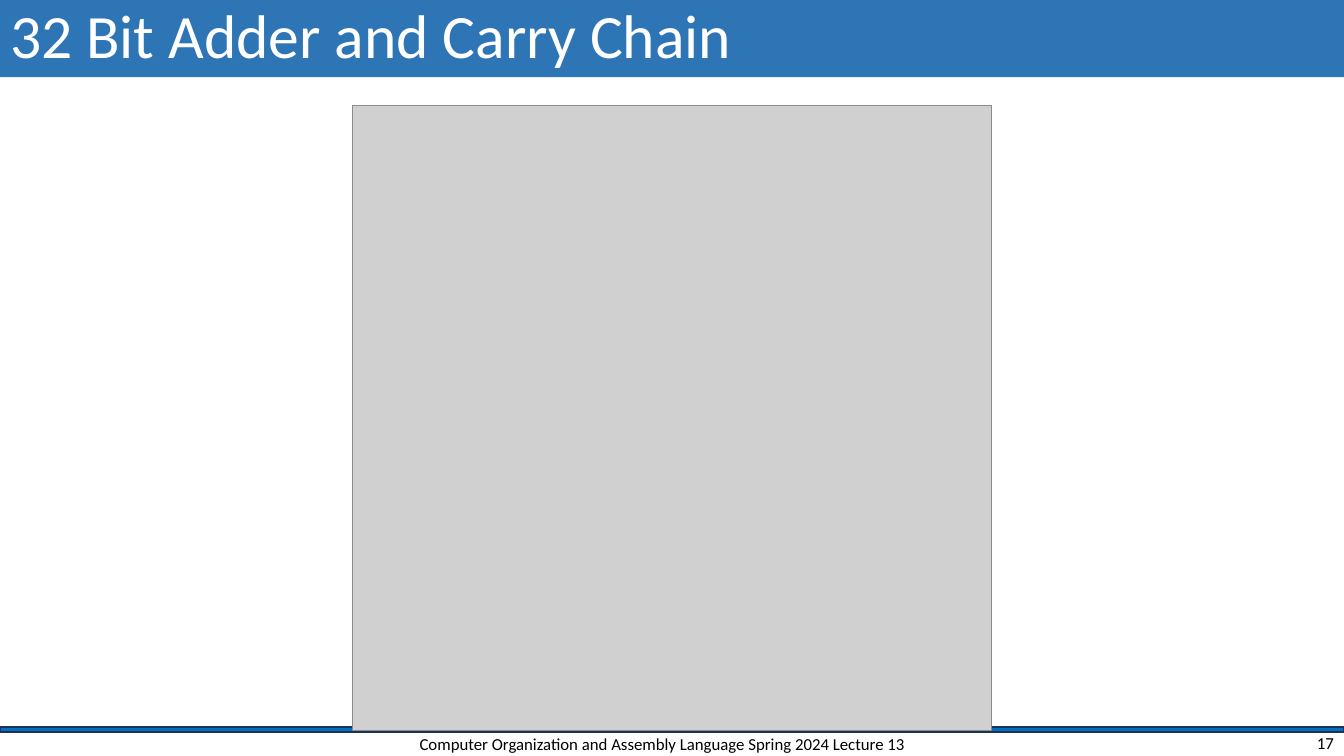
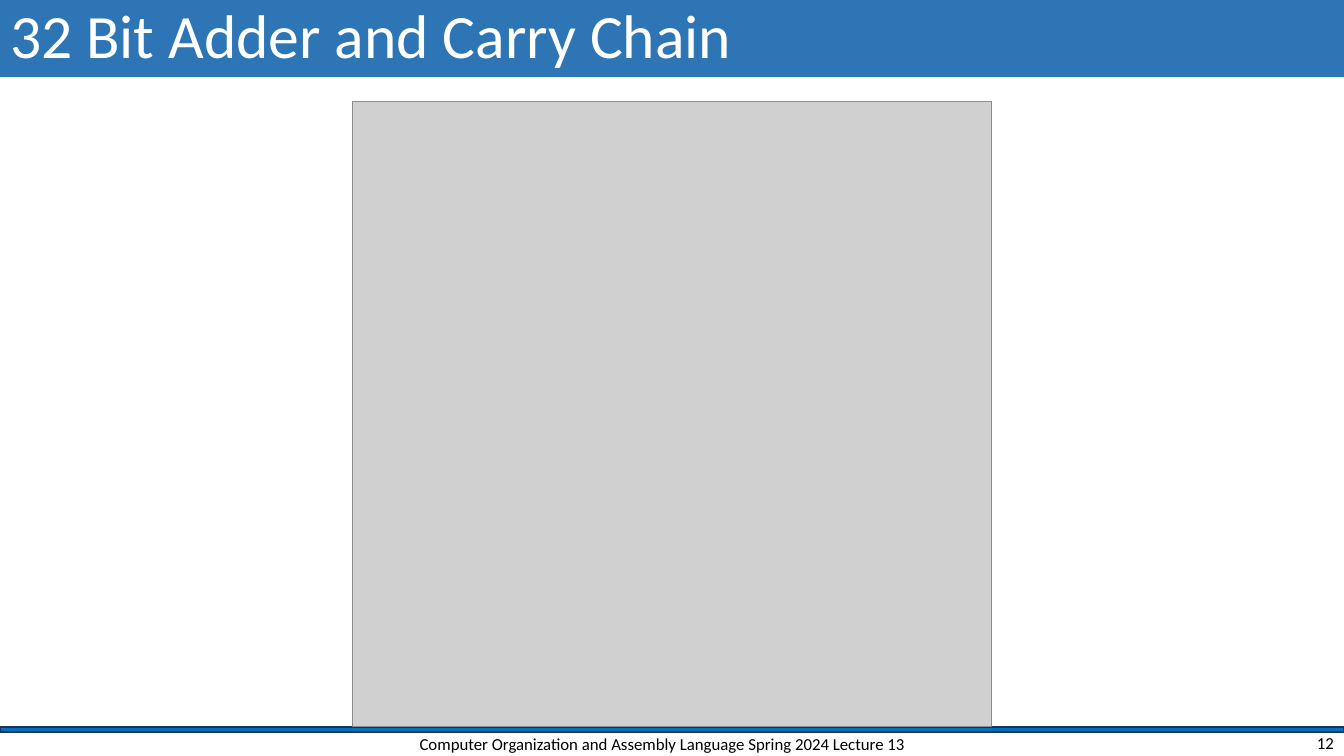
Before and after one commit to shahidmasud/shahidmasud.github.io, a slide deck: slide 12 of CompOrg_Lec13_Spr2024.ppsx (slide 17 before the commit). Drawn at 1344x756 pixels with LibreOffice and Linux fonts; fonts in the diff are those of the drawing; grey boxes stand for pictures; background and template pictures are left out. Boxes give left, top, right and bottom in pixels: in the first picture for what was removed or moved away, otherwise in the second. Text is boxed around its words. In the diff, an @@ line names an element or a change of style, - is before the commit and + after.

```diff
--- a/CompOrg_Lec13_Spr2024.ppsx
+++ b/CompOrg_Lec13_Spr2024.ppsx
@@ picture: place and size @@
-picture at bbox=[353, 106, 991, 731]
+picture at bbox=[353, 102, 991, 727]
@@ page number at bbox=[1317, 738, 1334, 749]: text changed @@
-17
+12
```
Also in this commit, not shown: 1 other slide changed, 1 slide added, 1 other file.
